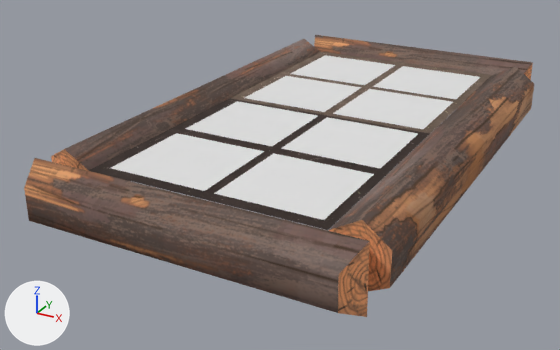
The glTF model models/raisedBed01.gltf, before and after one commit.
The view is the same before and after, from a 50 mm lens placed at (2.15, -4.52, 2.04), pointed at (-0.2, -0.25, -0.09). Lighting does not change. The marker at lower left points along +X, +Y and +Z. Where no turn or scale is listed for an object, it has been applied to the vertices. Vertices at the same position are counted once.
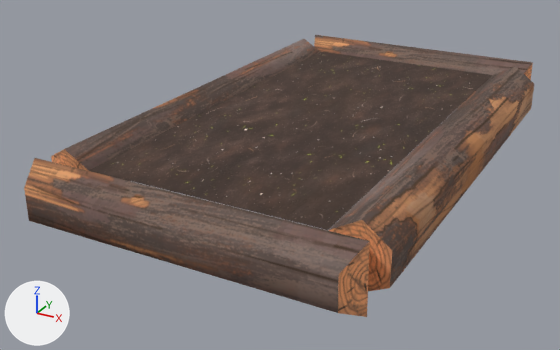
Diff of the bpy script that builds the scene:
```diff
--- a/models/raisedBed01.gltf.py
+++ b/models/raisedBed01.gltf.py
@@ me_scene @@
 me_scene.from_pydata(...)  # 52 vertices, 82 faces; spans x -1.09..1.09, y -1.84..1.84, z 0.0..0.4
 # used by ob_raisedbed01; location = (0.0, 0.0, 0.0)
+# me_scene part 1: texture (UV) coordinates of 2 of 82 faces, centred in x -0.25..0.25, y -0.5..0.5, z 0.3, changed; they spanned u 0.0..0.5, v 0.0..1.0 and now span u 0.5..1.0, v 0.5..1.0
 me_scene.materials.append(mat_raisedbed)
@@ ob_plane @@
-ob_plane = bpy.data.objects.new('Plane', me_plane)
-ob_plane.location = (-0.339, -1.098, 0.303)
-ob_plane.scale = (0.322, 0.322, 0.322)
@@ ob_plane_001 @@
-ob_plane_001 = bpy.data.objects.new('Plane.001', me_plane)
-ob_plane_001.location = (0.367, -1.098, 0.303)
-ob_plane_001.scale = (0.322, 0.322, 0.322)
@@ ob_plane_002 @@
-ob_plane_002 = bpy.data.objects.new('Plane.002', me_plane)
-ob_plane_002.location = (-0.339, -0.364, 0.303)
-ob_plane_002.scale = (0.322, 0.322, 0.322)
@@ ob_plane_003 @@
-ob_plane_003 = bpy.data.objects.new('Plane.003', me_plane)
-ob_plane_003.location = (0.367, -0.364, 0.303)
-ob_plane_003.scale = (0.322, 0.322, 0.322)
@@ ob_plane_004 @@
-ob_plane_004 = bpy.data.objects.new('Plane.004', me_plane)
-ob_plane_004.location = (-0.339, 0.366, 0.303)
-ob_plane_004.scale = (0.322, 0.322, 0.322)
@@ ob_plane_005 @@
-ob_plane_005 = bpy.data.objects.new('Plane.005', me_plane)
-ob_plane_005.location = (0.367, 0.366, 0.303)
-ob_plane_005.scale = (0.322, 0.322, 0.322)
@@ ob_plane_006 @@
-ob_plane_006 = bpy.data.objects.new('Plane.006', me_plane)
-ob_plane_006.location = (-0.339, 1.07, 0.303)
-ob_plane_006.scale = (0.322, 0.322, 0.322)
@@ ob_plane_007 @@
-ob_plane_007 = bpy.data.objects.new('Plane.007', me_plane)
-ob_plane_007.location = (0.367, 1.07, 0.303)
-ob_plane_007.scale = (0.322, 0.322, 0.322)
```

Where the change shows, as pixel boxes [x1, y1, x2, y2] in the pictures (560 x 350 px):
'Plane.001', deleted
    before: [214, 153, 374, 220]
'Plane', deleted
    before: [111, 133, 264, 191]
'Plane.003', deleted
    before: [282, 117, 418, 168]
'Plane.002', deleted
    before: [185, 101, 318, 146]
'Plane.005', deleted
    before: [333, 89, 453, 129]
'Plane.004', deleted
    before: [245, 76, 362, 112]
'Plane.007', deleted
    before: [373, 66, 480, 99]
'Plane.006', deleted
    before: [290, 55, 395, 85]
part 1 of me_scene, surface changed
    both: [89, 52, 492, 230]
